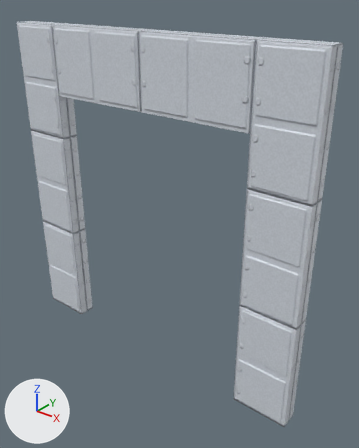
Before and after pictures for a commit that changed the FBX model Assets/_Project/Models/BuildingKit/Kit_Steel/Kit_Steel_WallDoor.fbx.
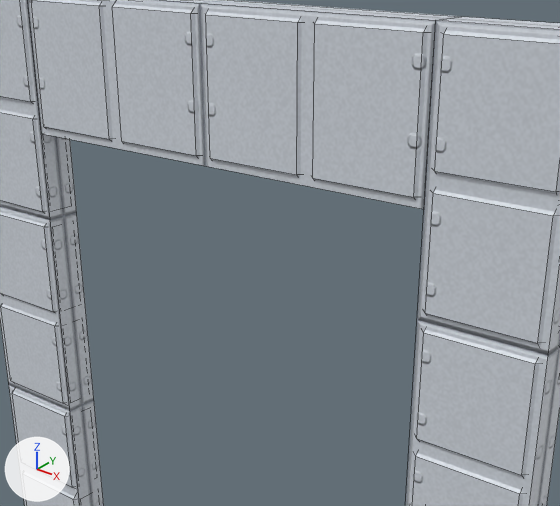
Each version appears first whole from a camera (50 mm lens) standing at (2.69, -2.95, 3.32) and looking at (0.23, 0.13, 1.41), and next in a close-up on the part from 11% to 89% of the width and 7% to 63% of the height. The lights are fixed; the arrows at lower left show +X, +Y and +Z. The first two pictures are the older version. The close-ups show mesh edges as thin lines. Objects named as collision shapes, trigger or cutter boxes, shadow casters or lower levels of detail are left out. Where no turn or scale is listed for an object, it has been applied to the vertices.

Names of what the first close-up shows: 'Kit_Steel_WallDoor_LOD0'.
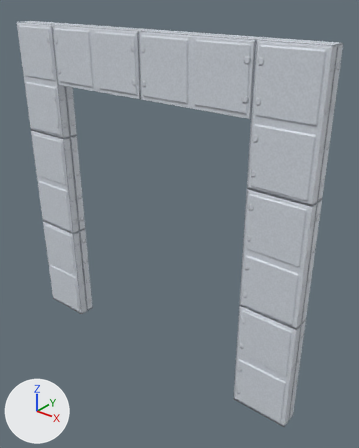
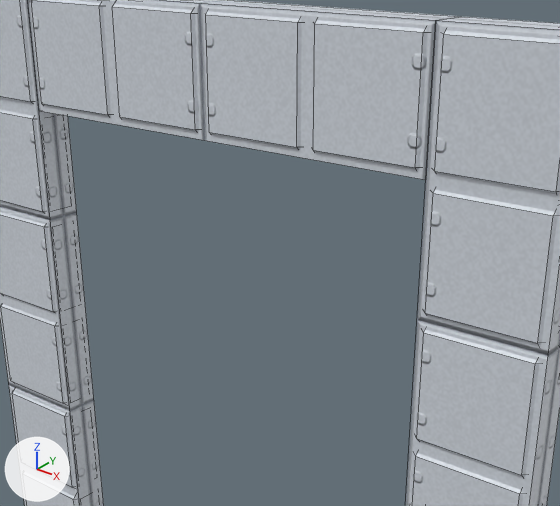
Changed parts and their boxes [x1, y1, x2, y2] in the close-ups (560 x 506 px; the box of a moved part takes in the faces that stretch with it):
part 1 of me_kit_steel_walldoor_lod0, moved or reshaped: before [27, 0, 436, 209]; after [27, 0, 436, 180]

The change in detail:
me_kit_steel_walldoor_lod0 has 404 vertices, 434 faces and spans x -1.5..1.5, y -0.09..0.09, z 0.0..3.0.
me_kit_steel_walldoor_lod0 is used by ob_kit_steel_walldoor_lod0; location (0.0, 0.0, 0.0).
me_kit_steel_walldoor_lod0 part 1: all 52 vertices in x -1.0..1.0, y -0.09..0.09, z 2.4..2.44 are moved by (0.0, 0.0, 0.1).
